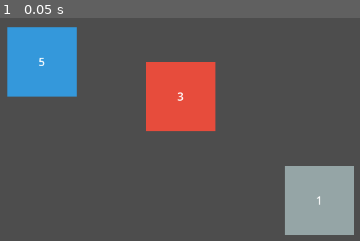
Above: before the commit, frame 1.
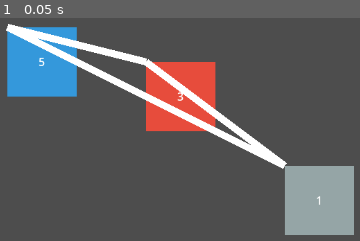
Above: after the commit, the same moment.

Repository: keithSchumacher/concrescence-game
Game: Godot game, scene res://scenes/test_game.tscn
Same seed, same stepped clock (60 frames per second), same inputs: the game is played once before the commit and once after it.
Inputs:
- Up to frame 1 (0.05 s): no input

The runs differ from the first frame. In frame 1, 5.5% of the frame differs, in the area x 1-80%, y 2-68%.

Commit message:
add edges between territories

Diff:
--- /dev/null
+++ b/scenes/edge.tscn
@@ -0,0 +1,8 @@
+[gd_scene load_steps=2 format=3 uid="uid://dquwocduqe2e4"]
+
+[ext_resource type="Script" uid="uid://bwb1n5v0xffvi" path="res://scripts/edge.gd" id="1_73j6r"]
+
+[node name="Edge" type="Node2D"]
+script = ExtResource("1_73j6r")
+
+[node name="Line2D" type="Line2D" parent="."]
--- /dev/null
+++ b/scripts/edge.gd
@@ -0,0 +1,9 @@
+extends Node2D
+
+var start_node: Node2D
+var end_node: Node2D
+@onready var line: Line2D = $Line2D
+
+func _process(_delta):
+	if start_node and end_node:
+		line.points = [start_node.global_position, end_node.global_position]
--- a/scripts/territory_manager.gd
+++ b/scripts/territory_manager.gd
@@ -1,6 +1,8 @@
 extends Node
 
 const TerritoryScene = preload("res://scenes/territory.tscn")
+const EdgeScene = preload("res://scenes/edge.tscn")
+
 
 # Graph data
 var territories = {
@@ -8,6 +10,13 @@
 	"B": {"territory_owner": "Player2", "troops": 3, "position": Vector2(300, 150)},
 	"C": {"territory_owner": "Neutral", "troops": 1, "position": Vector2(500, 300)}
 }
+
+# Each edge is a pair of node IDs
+var edges = [
+	["A", "B"],
+	["B", "C"],
+	["C", "A"]
+]
 
 # Called when the node enters the scene tree
 func _ready():
@@ -30,3 +39,15 @@
 
 		# Optionally store reference by ID
 		territories[id].scene = territory
+
+	for edge in edges:
+		var id1 = edge[0]
+		var id2 = edge[1]
+
+		var territory1 = territories[id1]["scene"]
+		var territory2 = territories[id2]["scene"]
+
+		var edge_instance = EdgeScene.instantiate()
+		add_child(edge_instance)
+		edge_instance.start_node = territory1
+		edge_instance.end_node = territory2
Not shown, added: scripts/edge.gd.uid
